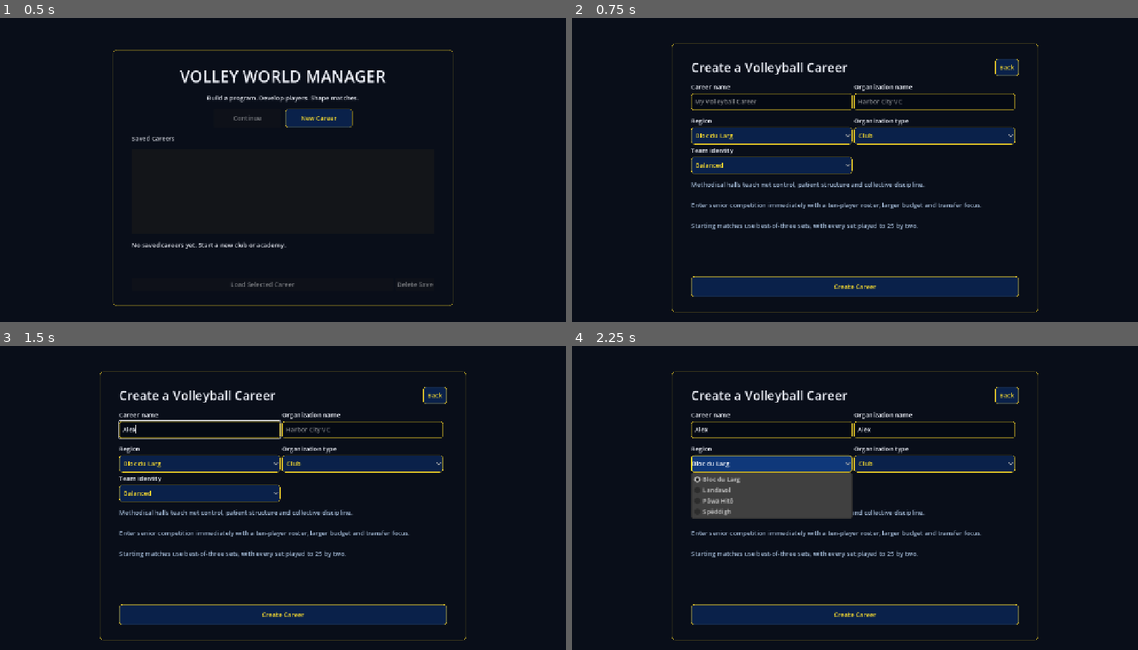
Above: before the commit, frames 1-4 (two rows, left to right).
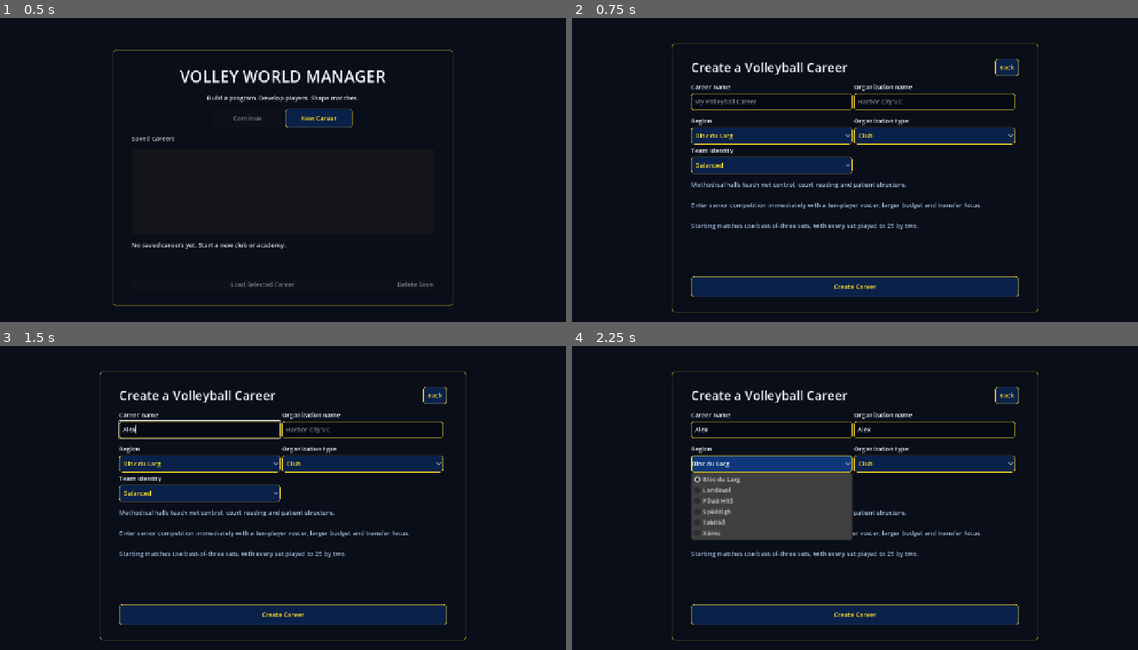
Above: after the commit, the same moments.

Repository: iracarranza/volley-world-manager
Game: Godot game, scene res://scenes/application.tscn
Same seed, same stepped clock (60 frames per second), same inputs: the game is played once before the commit and once after it.
Inputs (mouse positions are in pixels of both pictures, inside the frame that each line leads up to):
- Up to frame 1 (0.5 s): no input
- Up to frame 2 (0.75 s): click "New Career" at 0.5 s
- Up to frame 3 (1.5 s): click (198, 431) at 1.27 s; type "Alex" at 1.35 s
- Up to frame 4 (2.25 s): click (934, 431) at 1.5 s; type "Alex" at 1.58 s; click "Bloc du Larg" at 2 s

Frame 1 is identical in both runs. In frame 2, 0.2% of the frame differs, in the area x 39-63%, y 53-56%; in frame 3, 0.2%; in frame 4, 2.1%, in the area x 21-63%, y 53-64%.

Commit message:
Add Xérvu (serving) and Taktikã (tactical) regions, generic-ify Landavol
Two new fictional regions round out the roster-generation world, named
in the same style as the existing four: an English volleyball pun
respelled with foreign-looking diacritics/letters, not real borrowed
grammar (Xérvu is "Serve" with an X/S swap; Taktikã is "Tactic(a)"
with a Guaraní-style nasal tilde). Player name pools for both draw on
real, respectful given names -- West/Southern/East African for Xérvu
(Kofi, Amara, Zola, Kwame, Aziza, Tendai, Njeri, Baraka), Quechua/
Aymara/Mapuche-rooted for Taktikã (Inti, Aylen, Kuyen, Amaru, Wayra,
Nayra, Chaska, Illari) -- since those were the underrepresented
naming traditions in the existing pool (Japanese, Nordic, French, and
a generic Euro blend).

Serving and the abstract mental/tactical attributes used to be
scattered with no home of their own: Pāwa Hitō carried serve_power as
one bonus among five attacking attributes, while Bloc du Larg and
Landavol both leaned mental with overlapping attributes
(tactical_discipline in one, decision_making/composure/adaptability in
the other). Xérvu and Taktikã now own those identities outright:
- Xérvu: all six Serving attributes, wingspan-led physique bias (arm
  swing and reach matter for serving, not height or mass).
- Taktikã: decision_making, composure, tactical_discipline,
  improvisation, adaptability, unpredictability -- the attributes that
  are about game intelligence rather than a specific technique. Small
  negative physique bias across the board: this specialty isn't won by
  size.
- Pāwa Hitō drops serve_power, Bloc du Larg drops tactical_discipline,
  since each specialty now lives in exactly one region.

Landavol becomes the true generic/no-lean region: empty specialty list
(previously decision_making/composure/set_accuracy/reception/
adaptability/unpredictability), flat 2/2/2 physical/technical/mental
rating, and a rewritten tagline. This completes a pattern that already
existed for its physique bias (0/0/0, already the neutral baseline)
but not yet for skill development.

Test suite: 490 checks passing, including new checks that Xérvu-
and Taktikã-generated rosters measurably lead Landavol on serving and
tactical attributes respectively.

Diff:
--- a/scripts/data/regions.gd
+++ b/scripts/data/regions.gd
@@ -2,14 +2,18 @@
 extends RefCounted
 
 const DEFINITIONS := {
-	"Landavol": {"tagline": "Layered club traditions, adaptable systems and balanced player education.",
-		"physical": 1, "technical": 2, "mental": 3, "names": ["Mila", "Luka", "Nora", "Ivo", "Toma", "Elin", "Sven", "Kaja"]},
+	"Landavol": {"tagline": "No dominant tradition -- clubs here develop players broadly rather than toward one specialty.",
+		"physical": 2, "technical": 2, "mental": 2, "names": ["Mila", "Luka", "Nora", "Ivo", "Toma", "Elin", "Sven", "Kaja"]},
 	"Spëddigh": {"tagline": "Compact community gyms prize tempo, floor craft and rapid transition decisions.",
 		"physical": 2, "technical": 3, "mental": 2, "names": ["Edda", "Siv", "Nils", "Veya", "Tekk", "Orri", "Fenn", "Lïv"]},
-	"Pāwa Hitō": {"tagline": "Showcase academies favor assertive serving, explosive approaches and attacking ambition.",
+	"Pāwa Hitō": {"tagline": "Showcase academies favor explosive approaches and attacking ambition.",
 		"physical": 4, "technical": 1, "mental": 1, "names": ["Aki", "Hana", "Ren", "Sora", "Yuna", "Kai", "Mio", "Taro"]},
-	"Bloc du Larg": {"tagline": "Methodical halls teach net control, patient structure and collective discipline.",
-		"physical": 2, "technical": 1, "mental": 4, "names": ["Luc", "Mire", "Noé", "Ciel", "Aude", "Remy", "Léon", "Véra"]},
+	"Bloc du Larg": {"tagline": "Methodical halls teach net control, court reading and patient structure.",
+		"physical": 2, "technical": 2, "mental": 3, "names": ["Luc", "Mire", "Noé", "Ciel", "Aude", "Remy", "Léon", "Véra"]},
+	"Xérvu": {"tagline": "Serving academies drill relentless toss discipline, spin variation and first-strike aggression.",
+		"physical": 2, "technical": 4, "mental": 1, "names": ["Kofi", "Amara", "Zola", "Kwame", "Aziza", "Tendai", "Njeri", "Baraka"]},
+	"Taktikã": {"tagline": "Tactical schools reward game intelligence, adaptable systems and unpredictable distribution.",
+		"physical": 1, "technical": 1, "mental": 4, "names": ["Inti", "Aylen", "Kuyen", "Amaru", "Wayra", "Nayra", "Chaska", "Illari"]},
 }
 
 const LEGACY_REGIONS := {
--- a/scripts/systems/player_generator.gd
+++ b/scripts/systems/player_generator.gd
@@ -19,23 +19,49 @@
 
 ## Per-region physique offsets applied before individual random variation.
 ## These are roster-generation ranges for gameplay variety, not anatomical claims.
+##
+## Xérvu carries a wingspan-led bias rather than a height/mass one: serving
+## leans on arm swing and reach, not on being the tallest or heaviest player
+## on the court. Taktikã carries a small negative bias in all three -- a
+## tactical region's identity is game intelligence, not physical presence, and
+## a slightly smaller-than-average profile reinforces that this specialty
+## isn't won by size. Landavol stays at zero across the board: the one region
+## with no physical lean at all, matching it now having no attribute
+## specialty either (see REGION_SPECIALTY below).
 const REGION_HEIGHT_BIAS := {
 	"Pāwa Hitō": 4.0, "Spëddigh": -2.0, "Bloc du Larg": 1.0, "Landavol": 0.0,
+	"Xérvu": 1.0, "Taktikã": -1.0,
 }
 const REGION_MASS_BIAS := {
 	"Pāwa Hitō": 5.0, "Spëddigh": -3.0, "Bloc du Larg": 1.0, "Landavol": 0.0,
+	"Xérvu": 0.0, "Taktikã": -1.0,
 }
 const REGION_WINGSPAN_BIAS := {
 	"Pāwa Hitō": 3.0, "Spëddigh": -2.0, "Bloc du Larg": 2.0, "Landavol": 0.0,
+	"Xérvu": 2.0, "Taktikã": 0.0,
 }
 
 ## Attributes that receive a +8 specialty bonus for players from each region.
+##
+## Serving and the abstract mental/tactical attributes used to be scattered
+## across other regions with no home of their own (Pāwa Hitō carried
+## serve_power as one bonus among five; Bloc du Larg and Landavol both leaned
+## mental with overlapping attributes). Xérvu and Taktikã now own those
+## identities outright, which is also why Pāwa Hitō drops serve_power and
+## Bloc du Larg drops tactical_discipline -- each specialty lives in exactly
+## one region rather than being diluted across several.
+##
+## Landavol has no specialty at all: it is deliberately the generic, no-lean
+## region, so every attribute develops purely on role and talent there.
 const REGION_SPECIALTY := {
-	"Pāwa Hitō": ["attack_power", "block_timing", "jump_reach", "explosiveness", "serve_power"],
+	"Pāwa Hitō": ["attack_power", "block_timing", "jump_reach", "explosiveness"],
 	"Spëddigh": ["acceleration", "lateral_speed", "reception_balance", "reception_stability", "dig_control"],
-	"Bloc du Larg": ["block_timing", "ball_control", "court_vision", "anticipation", "tactical_discipline"],
-	"Landavol": ["decision_making", "composure", "set_accuracy", "reception", "adaptability",
-		"unpredictability"],
+	"Bloc du Larg": ["block_timing", "ball_control", "court_vision", "anticipation"],
+	"Landavol": [],
+	"Xérvu": ["serve_power", "serve_technique", "serve_placement", "serve_consistency",
+		"serve_aggression", "serve_variation"],
+	"Taktikã": ["decision_making", "composure", "tactical_discipline", "improvisation",
+		"adaptability", "unpredictability"],
 }
 
 ## Secondary role attributes receive a +5 bonus: the supporting skills a role
--- a/tests/test_runner.gd
+++ b/tests/test_runner.gd
@@ -499,10 +499,11 @@
 
 func _test_career_calendar_generation_training_and_saves() -> void:
 	var fictional_regions := REGIONS_SCRIPT.names()
-	_check(fictional_regions.size() == 4 and "Landavol" in fictional_regions \
+	_check(fictional_regions.size() == 6 and "Landavol" in fictional_regions \
 			and "Spëddigh" in fictional_regions and "Pāwa Hitō" in fictional_regions \
-			and "Bloc du Larg" in fictional_regions,
-		"career creation exposes only the four confirmed fictional regions")
+			and "Bloc du Larg" in fictional_regions and "Xérvu" in fictional_regions \
+			and "Taktikã" in fictional_regions,
+		"career creation exposes only the six confirmed fictional regions")
 	_check(REGIONS_SCRIPT.canonical_name("Europe") == "Landavol",
 		"legacy real-world region saves migrate to a fictional setting")
 	var second_year: Dictionary = CALENDAR_RULES_SCRIPT.state_for_week(49)
@@ -5939,6 +5940,43 @@
 			and pawa_height / pawa_count > landavol_height / landavol_count + 2.0,
 		"attribute generation: Pāwa Hitō rosters are taller on average than Landavol rosters",
 	)
+	## 2b. New regions: Xérvu specializes in serving, Taktikã in the abstract
+	## mental/tactical attributes, Landavol specializes in neither.
+	var xervu_serve := 0.0
+	var xervu_count := 0
+	var taktika_tactical := 0.0
+	var taktika_count := 0
+	var landavol_serve := 0.0
+	var landavol_tactical := 0.0
+	var landavol_count_2 := 0
+	for seed_offset in range(4):
+		var xervu_roster: Array[VolleyballPlayer] = PLAYER_GENERATOR_SCRIPT.generate_roster(
+			"Xérvu", "Club", 88150 + seed_offset * 1009
+		)
+		for player in xervu_roster:
+			xervu_serve += player.serve_power + player.serve_technique + player.serve_placement
+			xervu_count += 1
+		var taktika_roster: Array[VolleyballPlayer] = PLAYER_GENERATOR_SCRIPT.generate_roster(
+			"Taktikã", "Club", 88150 + seed_offset * 1009
+		)
+		for player in taktika_roster:
+			taktika_tactical += player.decision_making + player.tactical_discipline \
+				+ player.unpredictability
+			taktika_count += 1
+		var land_roster_2: Array[VolleyballPlayer] = PLAYER_GENERATOR_SCRIPT.generate_roster(
+			"Landavol", "Club", 88150 + seed_offset * 1009
+		)
+		for player in land_roster_2:
+			landavol_serve += player.serve_power + player.serve_technique + player.serve_placement
+			landavol_tactical += player.decision_making + player.tactical_discipline \
+				+ player.unpredictability
+			landavol_count_2 += 1
+	_check(
+		xervu_count > 0 and taktika_count > 0 and landavol_count_2 > 0
+			and xervu_serve / xervu_count > landavol_serve / landavol_count_2 + 15.0
+			and taktika_tactical / taktika_count > landavol_tactical / landavol_count_2 + 15.0,
+		"attribute generation: Xérvu leads on serving and Taktikã on tactical attributes, both over Landavol",
+	)
 	## 3. Development gap: young academy players have ability_score well below their potential.
 	var young_gap_found := false
 	var academy_roster: Array[VolleyballPlayer] = PLAYER_GENERATOR_SCRIPT.generate_roster(
